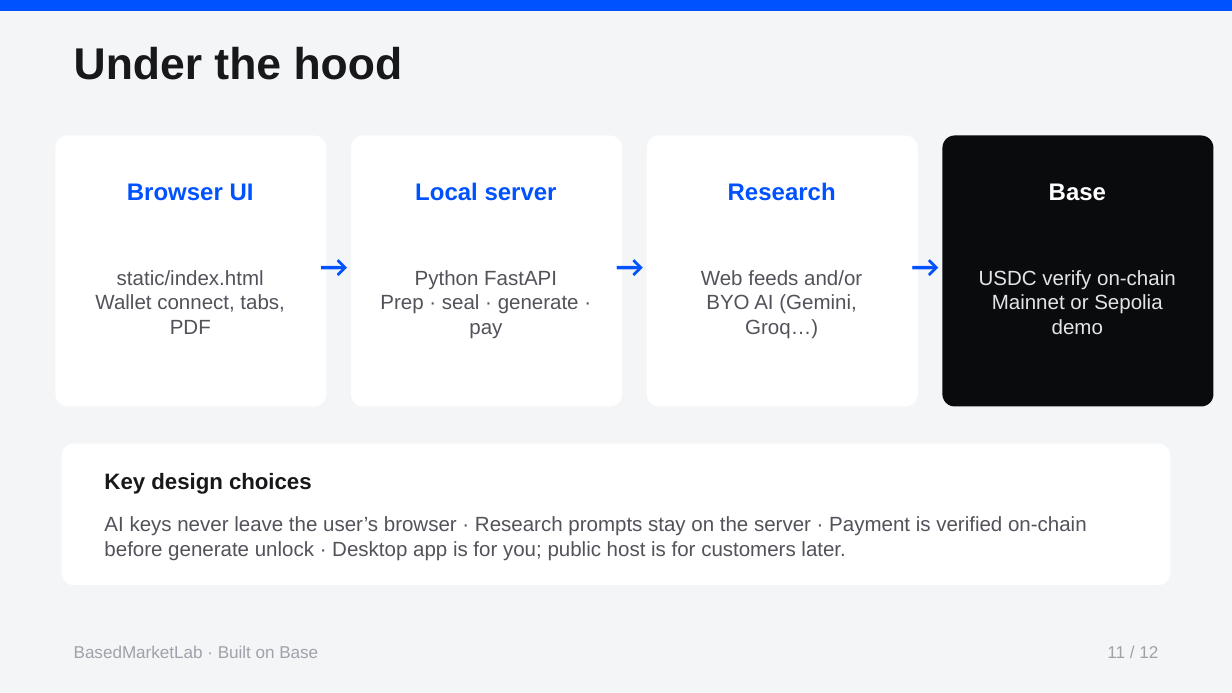
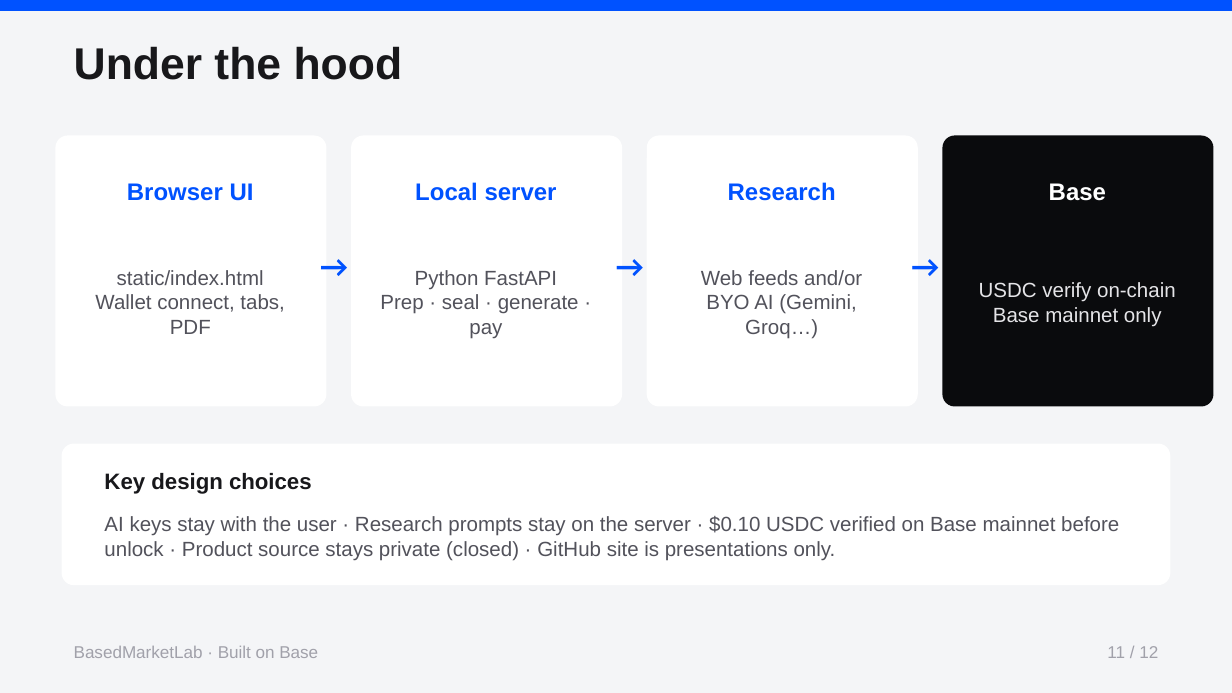
Before and after one commit to ikwo2x-ui/BasedCenter-site, a slide deck: slide 11 of presentations/BasedMarketLab-How-It-Works.pptx. Drawn at 1232x693 pixels with LibreOffice and Linux fonts; fonts in the diff are those of the drawing. Boxes give left, top, right and bottom in pixels: in the first picture for what was removed or moved away, otherwise in the second. Text is boxed around its words. In the diff, an @@ line names an element or a change of style, - is before the commit and + after.

Commit message:
Update BasedMarketLab presentation for Base mainnet.
Refresh how-it-works PDF/PPTX for $0.10 USDC on Base mainnet, one chart, no testnet free unlock. Keep site presentations-only; product remains closed source.

```diff
--- a/presentations/BasedMarketLab-How-It-Works.pptx
+++ b/presentations/BasedMarketLab-How-It-Works.pptx
@@ text at [993, 307, 1162, 327]: text changed @@
-Mainnet or Sepolia demo
+Base mainnet only
@@ text at [104, 516, 1119, 561]: text changed @@
-AI keys never leave the user’s browser · Research prompts stay on the server · Payment is verified on-chain before generate unlock · Desktop app is for you; public host is for customers later.
+AI keys stay with the user · Research prompts stay on the server · $0.10 USDC verified on Base mainnet before unlock · Product source stays private (closed) · GitHub site is presentations only.
```
Also in this commit, not shown: 9 other slides changed, 4 other files.
